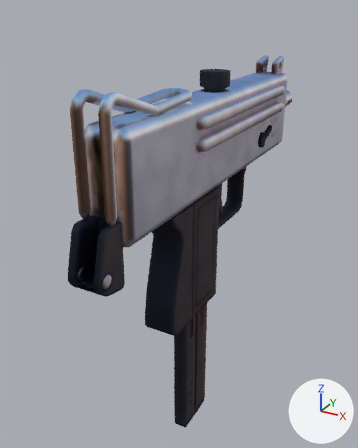
A saved change to the glTF model addons/arena_weapons/assets/models/smg.glb.
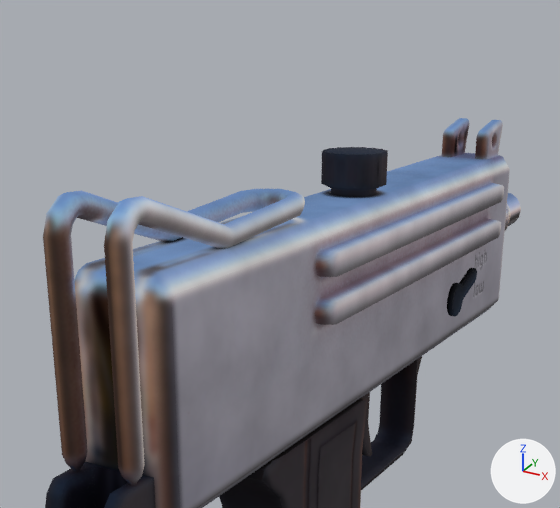
Each version appears first whole from a 50 mm lens placed at (0.126, -0.271, 0.067), pointed at (-0.022, -0.002, -0.067), and next in a close-up on the part from 14% to 87% of the width and 0% to 53% of the height. Every picture has the same lights, and +X, +Y and +Z are marked at lower right. The first two pictures are the older version. Where no turn or scale is listed for an object, it has been applied to the vertices.

Names of what the first close-up shows: 'mac10', 'mac10bt_low', 'mac10derriere_low', 'mac10rond_low' and 1 more.
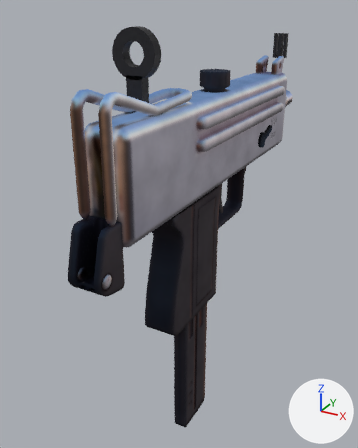
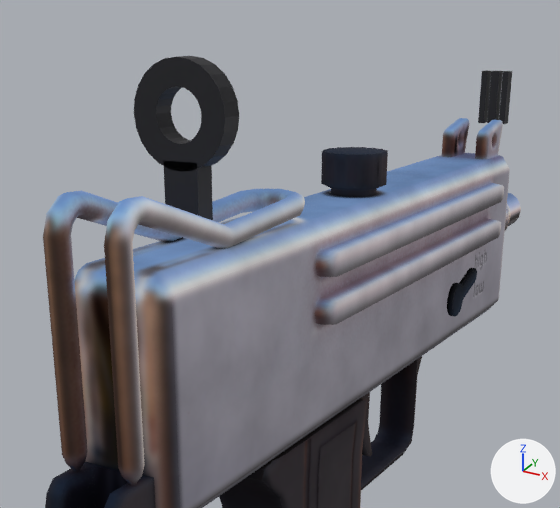
Pixel boxes (x1, y1, x2, y2) of what changed, in the close-ups (560 x 508 px):
'rear_ring', added: after (134, 56, 239, 172)
'rear_stem', added: after (163, 160, 213, 220)
'front_post', added: after (487, 71, 503, 123)
'front_ear-1', added: after (478, 70, 491, 123)
'front_ear1', added: after (499, 71, 512, 124)

Diff of the bpy script that builds the scene:
```diff
--- a/addons/arena_weapons/assets/models/smg.glb.py
+++ b/addons/arena_weapons/assets/models/smg.glb.py
@@ mat_sight_metal @@
+mat_sight_metal = principled_material('sight_metal')
+mat_sight_metal.base_color = (0.03, 0.03, 0.035)  # dark grey #303035
+mat_sight_metal.metallic = 0.6
+mat_sight_metal.roughness = 0.55
@@ me_front_ear1 @@
+me_front_ear1.from_pydata(...)  # a box spanning x 0.0028..0.0049, y 0.1179..0.1221, z 0.0309..0.0484
+me_front_ear1.materials.append(mat_sight_metal)  # dark grey #303035
@@ me_front_ear_1 @@
+me_front_ear_1.from_pydata(...)  # a box spanning x -0.0049..-0.0028, y 0.1179..0.1221, z 0.0309..0.0484
+me_front_ear_1.materials.append(mat_sight_metal)  # dark grey #303035
@@ me_front_post @@
+me_front_post.from_pydata(...)  # a box spanning x -0.0014..0.0014, y 0.1179..0.1221, z 0.0309..0.0484
+me_front_post.materials.append(mat_sight_metal)  # dark grey #303035
@@ me_rear_ring @@
+me_rear_ring.from_pydata(...)  # 96 vertices, 192 faces; spans x -0.011..0.011, y -0.0828..-0.0772, z 0.0374..0.0594
+me_rear_ring.materials.append(mat_sight_metal)  # dark grey #303035
@@ me_rear_stem @@
+me_rear_stem.from_pydata(...)  # a box spanning x -0.00412..0.00412, y -0.08275..-0.07725, z 0.02452..0.03941
+me_rear_stem.materials.append(mat_sight_metal)  # dark grey #303035
@@ ob_front_ear1 @@
+ob_front_ear1 = bpy.data.objects.new('front_ear1', me_front_ear1)
+ob_front_ear1.location = (0.0, 0.0, 0.0)
@@ ob_front_ear_1 @@
+ob_front_ear_1 = bpy.data.objects.new('front_ear-1', me_front_ear_1)
+ob_front_ear_1.location = (0.0, 0.0, 0.0)
@@ ob_front_post @@
+ob_front_post = bpy.data.objects.new('front_post', me_front_post)
+ob_front_post.location = (0.0, 0.0, 0.0)
@@ ob_rear_ring @@
+ob_rear_ring = bpy.data.objects.new('rear_ring', me_rear_ring)
+ob_rear_ring.location = (0.0, 0.0, 0.0)
@@ ob_rear_stem @@
+ob_rear_stem = bpy.data.objects.new('rear_stem', me_rear_stem)
+ob_rear_stem.location = (0.0, 0.0, 0.0)
```
